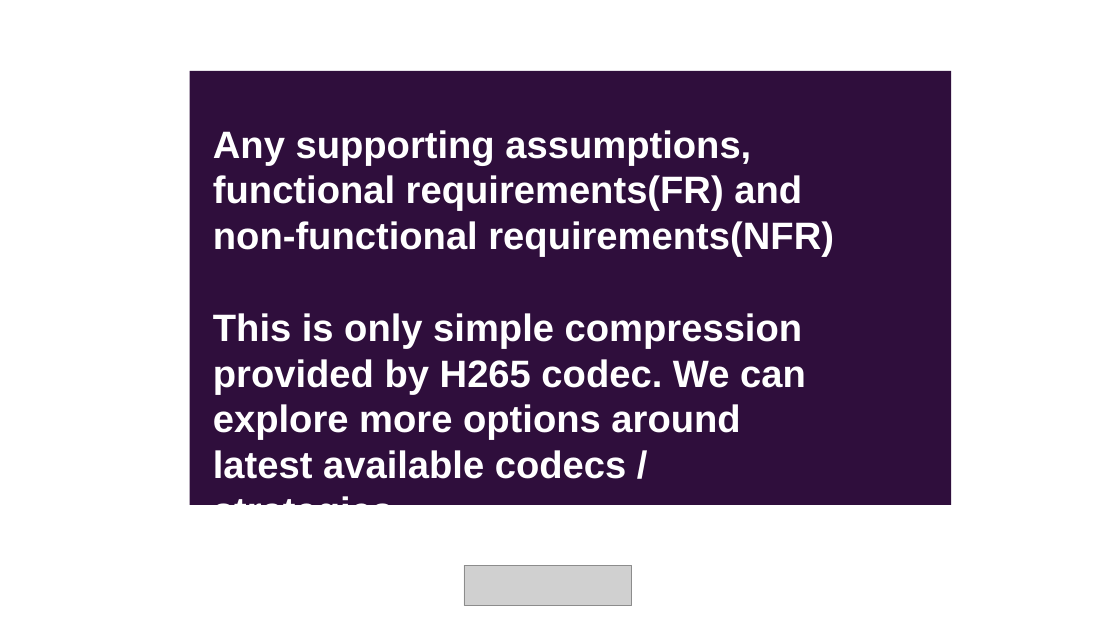
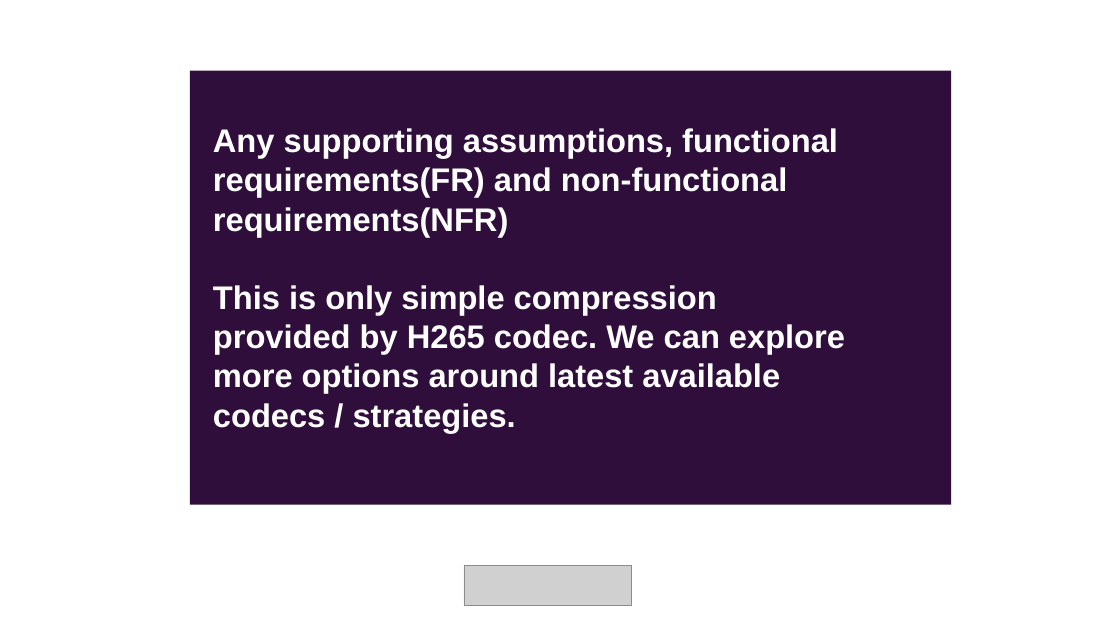
Before and after one commit to nav064/video-compression, a slide deck: slide 5 of Explanation.pptx. Drawn at 1120x630 pixels with LibreOffice and Linux fonts; fonts in the diff are those of the drawing; grey boxes stand for pictures. Boxes give left, top, right and bottom in pixels: in the first picture for what was removed or moved away, otherwise in the second. Text is boxed around its words. In the diff, an @@ line names an element or a change of style, - is before the commit and + after.

```diff
--- a/Explanation.pptx
+++ b/Explanation.pptx
@@ text "Any supporting assumptions, functional requirements(FR) ..." at bbox=[213, 128, 845, 433]: size 32.7 to 28 pt @@
```
Also in this commit, not shown: 2 other slides changed.
